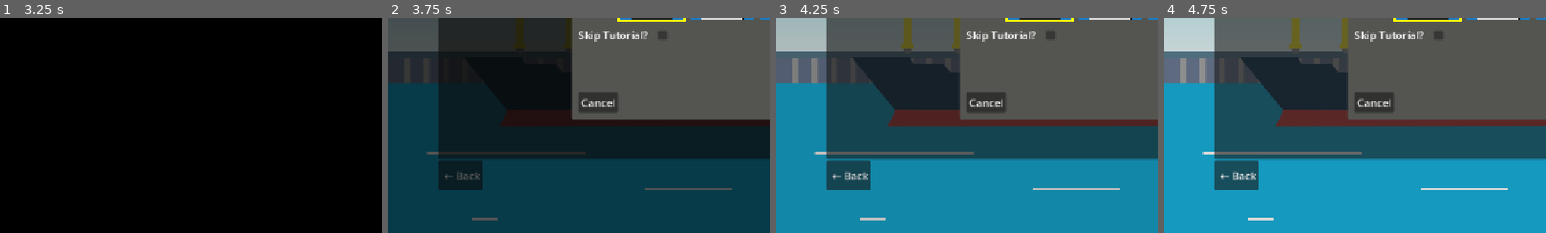
Above: before the commit, frames 1-4 (left to right).
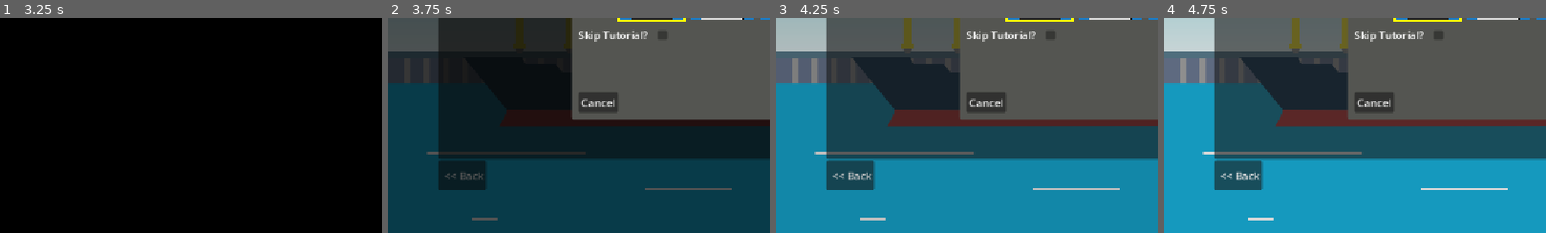
Above: after the commit, the same moments.

Repository: Nils1024/restock
Game: Godot game, scene res://assets/scenes/menus/main_menu.tscn
The game is run twice, just before and just after one commit, with the same random seed, the same clock (stepped at 60 frames per second) and the same inputs. Sound files missing from this copy of the repository are replaced by a short silence.
Inputs (mouse positions are % of the whole screen's width and height, from its top left):
- Up to frame 1 (3.25 s): click "Play" at 0.5 s; click "Play" at 1.25 s; tap Enter (ui_accept) at 2, 2.27 s; move the mouse to (72, 45) at 2.02 s; hold Right 2.03-2.75 s; hold R (rotate) 2.03-2.75 s; click (72, 45) at 2.17 s; drag from (30, 55) to (45, 70) at 2.77 s
- Up to frame 2 (3.75 s): click "+ New Game" at 3.5 s
- Up to frame 3 (4.25 s): no input
- Up to frame 4 (4.75 s): click "+ New Game" at 4.25 s
The pictures show only the part of the screen within x 0-50%, y 50-100%; the shares and areas given below are measured in that part.

Frame 1 is identical in both runs. In frame 2, 0.2% of the frame differs, in the area x 15-26%, y 66-80%; in frame 3, 0.4%; in frame 4, 0.4%, in the area x 14-26%, y 66-80%.

Commit message:
fixed some web bugs

Diff:
--- a/assets/scenes/menus/save_selection_Menu.tscn
+++ b/assets/scenes/menus/save_selection_Menu.tscn
@@ -53,7 +53,7 @@
 
 [node name="Back" type="Button" parent="HBoxContainer" unique_id=157956183]
 layout_mode = 2
-text = " ← Back"
+text = " << Back"
 
 [node name="AspectRatioContainer" type="AspectRatioContainer" parent="HBoxContainer" unique_id=1789618262]
 layout_mode = 2
--- a/project.godot
+++ b/project.godot
@@ -28,7 +28,7 @@
 [display]
 
 window/stretch/mode="canvas_items"
-window/stretch/aspect="expand"
+window/stretch/aspect="keep_width"
 
 [editor_plugins]
 
Not shown, added: builds/web/index.apple-touch-icon.png
Not shown, added: builds/web/index.audio.position.worklet.js
Not shown, added: builds/web/index.audio.worklet.js
Not shown, changed: builds/web/index.html
Not shown, added: builds/web/index.icon.png
Not shown, added: builds/web/index.js
Not shown, added: builds/web/index.pck
Not shown, added: builds/web/index.png
Not shown, added: builds/web/index.wasm
Not shown, added: builds/web/index.zip
